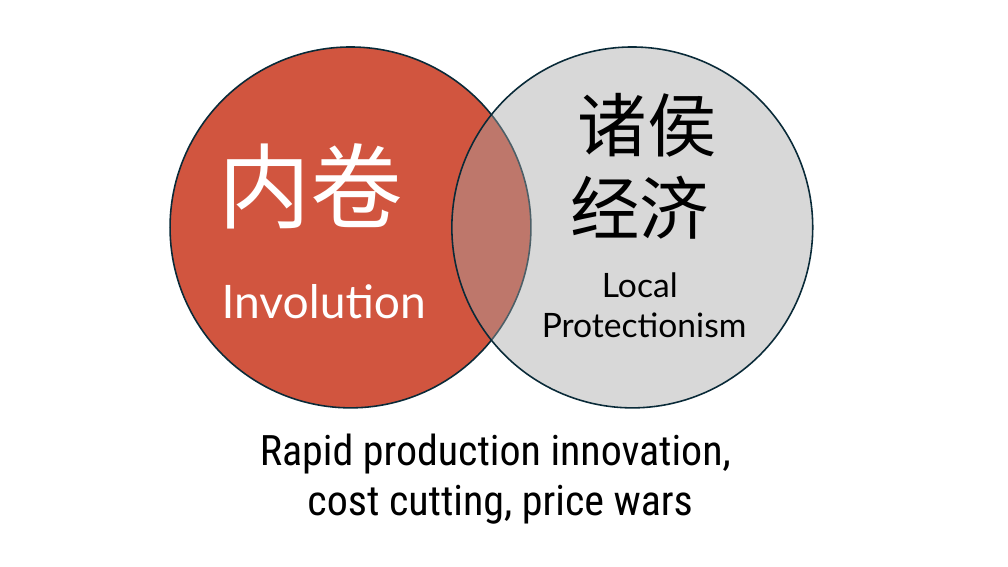
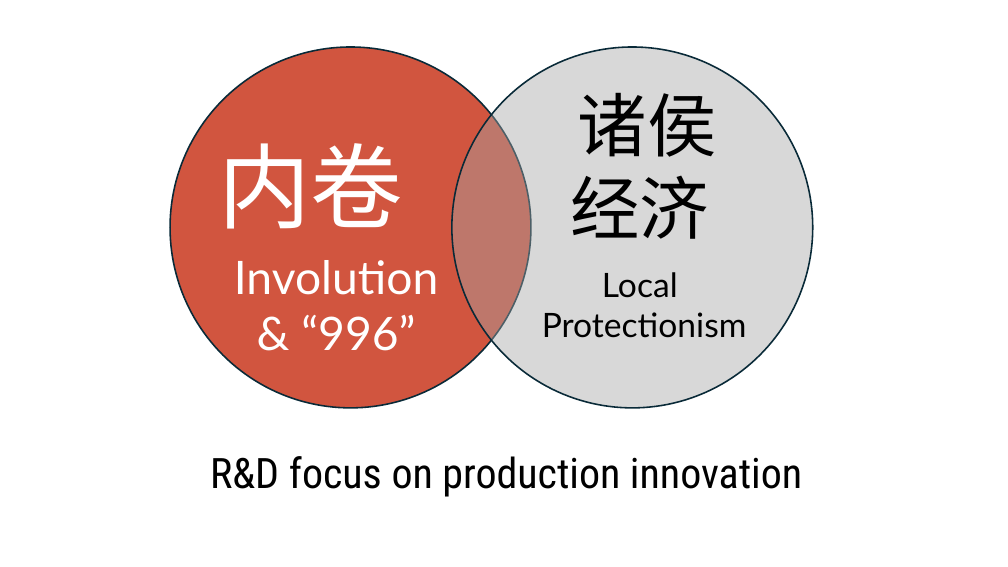
Before and after one commit to jhelvy/2026-cosmos-club, a slide deck: slide 4 of images/images.pptx. Drawn at 1008x567 pixels with LibreOffice and Linux fonts; fonts in the diff are those of the drawing. Boxes give left, top, right and bottom in pixels: in the first picture for what was removed or moved away, otherwise in the second. Text is boxed around its words. In the diff, an @@ line names an element or a change of style, - is before the commit and + after.

```diff
--- a/images/images.pptx
+++ b/images/images.pptx
@@ text "Involution": place and size @@
-text "Involution" at (222,284,426,319)
+text "Involution" at (234,260,438,351)
@@ text at (301,315,415,351): paragraph added @@
+& “996”
@@ text at (210,456,802,497): text changed @@
-Rapid production innovation,
-cost cutting, price wars
+R&D focus on production innovation
```
Also in this commit, not shown: 1 other slide changed, 14 other files.
